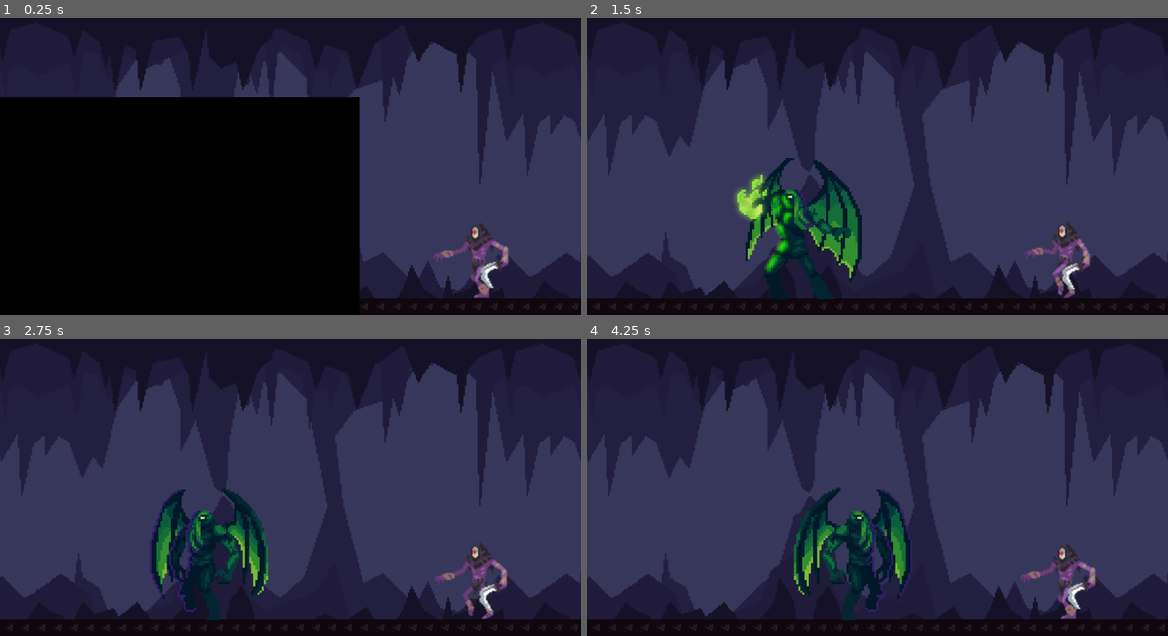
Above: before the commit, frames 1-4 (two rows, left to right).
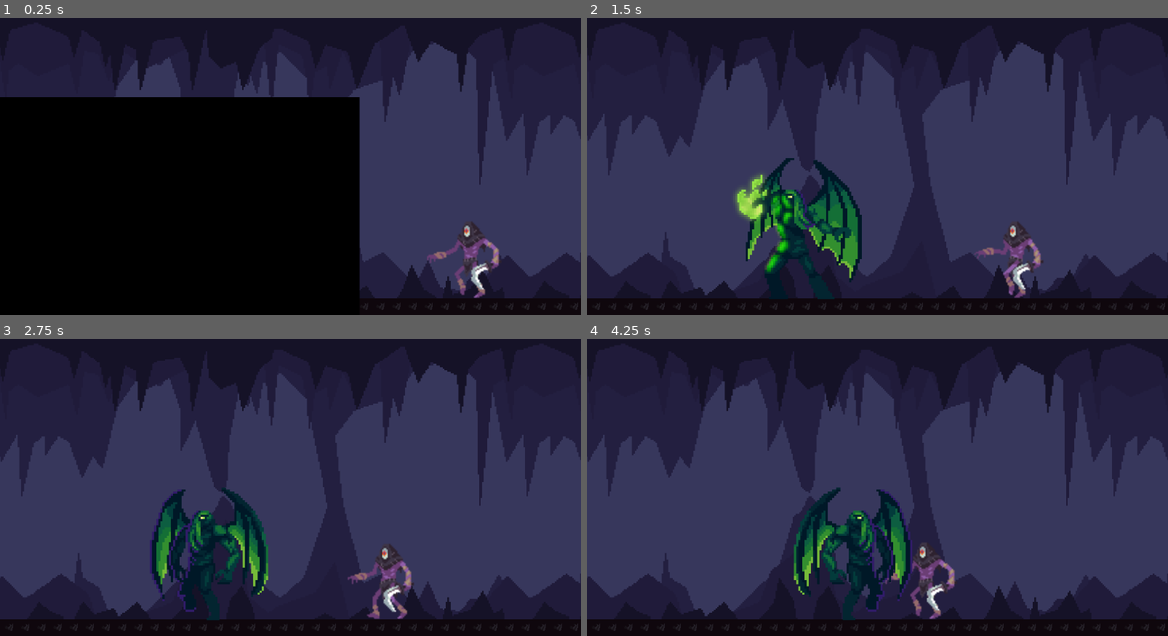
Above: after the commit, the same moments.

Repository: nekojest/cthulhu-rises
Game: Godot game, scene res://Main.tscn
Two runs of this game, one before a commit and one after it. Both use one fixed random seed, a clock stepped at 60 frames per second and the inputs below.
Inputs (mouse positions are in pixels of both pictures, inside the frame that each line leads up to):
- Up to frame 1 (0.25 s): no input
- Up to frame 2 (1.5 s): move the mouse to (1005, 136) at 0.52 s; hold D (move_right) from 0.53 s (still down); click (1005, 136) at 0.6 s; tap W (jump) at 0.77 s; move the mouse to (761, 169) at 1.27 s; click (761, 169) at 1.35 s
- Up to frame 3 (2.75 s): tap W (jump) at 1.52 s; move the mouse to (348, 401) at 2.02 s; release D (move_right) at 2.03 s; hold A (move_left) from 2.03 s (still down); click (348, 401) at 2.1 s
- Up to frame 4 (4.25 s): move the mouse to (848, 537) at 2.77 s; release A (move_left) at 2.78 s; hold D (move_right) from 2.78 s (still down); click (848, 537) at 2.85 s; tap W (jump) at 3.02, 3.77 s; move the mouse to (1051, 523) at 3.52 s; click (1051, 523) at 3.6 s

The runs differ from the first frame. In frame 1, 1.2% of the frame differs, in the area x 73-88%, y 68-95%; in frame 2, 1.7%; in frame 3, 1.8%, in the area x 59-88%, y 68-95%; in frame 4, 1.7%.

Commit message:
Enable short atk collision and set temp movement for enemy

Diff:
--- a/Cthulhu.gd
+++ b/Cthulhu.gd
@@ -27,6 +27,7 @@
 	if Input.is_action_just_pressed("short_atk") and is_on_floor():
 		$CthulhuSprite.play("short_atk")
 		$CthulhuSprite.set_speed_scale(3)
+		$ShortAttackCollision.disabled = false
 		is_attacking = true
 
 
@@ -55,5 +56,6 @@
 	var current_anim = $CthulhuSprite.get_animation()
 	if current_anim == "short_atk":
 		$CthulhuSprite.set_speed_scale(1.5)
+		$ShortAttackCollision.disabled = true
 		is_attacking = false
 		$CthulhuSprite.play("idle")
--- a/CultistEnemy.gd
+++ b/CultistEnemy.gd
@@ -9,4 +9,4 @@
 
 # Called every frame. 'delta' is the elapsed time since the previous frame.
 func _process(delta: float) -> void:
-	pass
+	$CultistSprite.position.x -= 1.2
--- a/CultistEnemy.tscn
+++ b/CultistEnemy.tscn
@@ -54,7 +54,7 @@
 scale = Vector2(3.02192, 3.02192)
 sprite_frames = SubResource("SpriteFrames_fmbwh")
 animation = &"walk"
-frame_progress = 0.0496131
+frame_progress = 0.685635
 
 [node name="DefaultCollision" type="CollisionShape2D" parent="."]
 position = Vector2(397.237, 228.676)
--- a/Main.tscn
+++ b/Main.tscn
@@ -937,11 +937,12 @@
 [node name="LeftWorldBoundary" type="StaticBody2D" parent="."]
 metadata/_edit_group_ = true
 
-[node name="CollisionShape2D" type="CollisionShape2D" parent="LeftWorldBoundary"]
+[node name="BoundaryCollision" type="CollisionShape2D" parent="LeftWorldBoundary"]
 position = Vector2(-39, 307)
 shape = SubResource("RectangleShape2D_mm182")
 
 [node name="Cthulhu" parent="." instance=ExtResource("3_padac")]
+z_index = 1
 position = Vector2(197, 479)
 platform_floor_layers = 4278190081
 platform_wall_layers = 1
